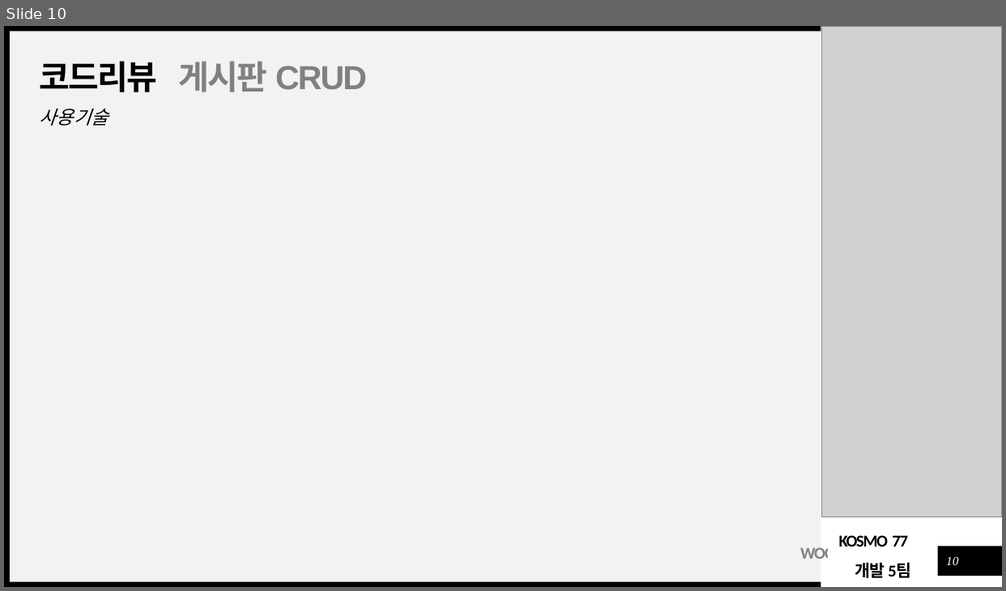
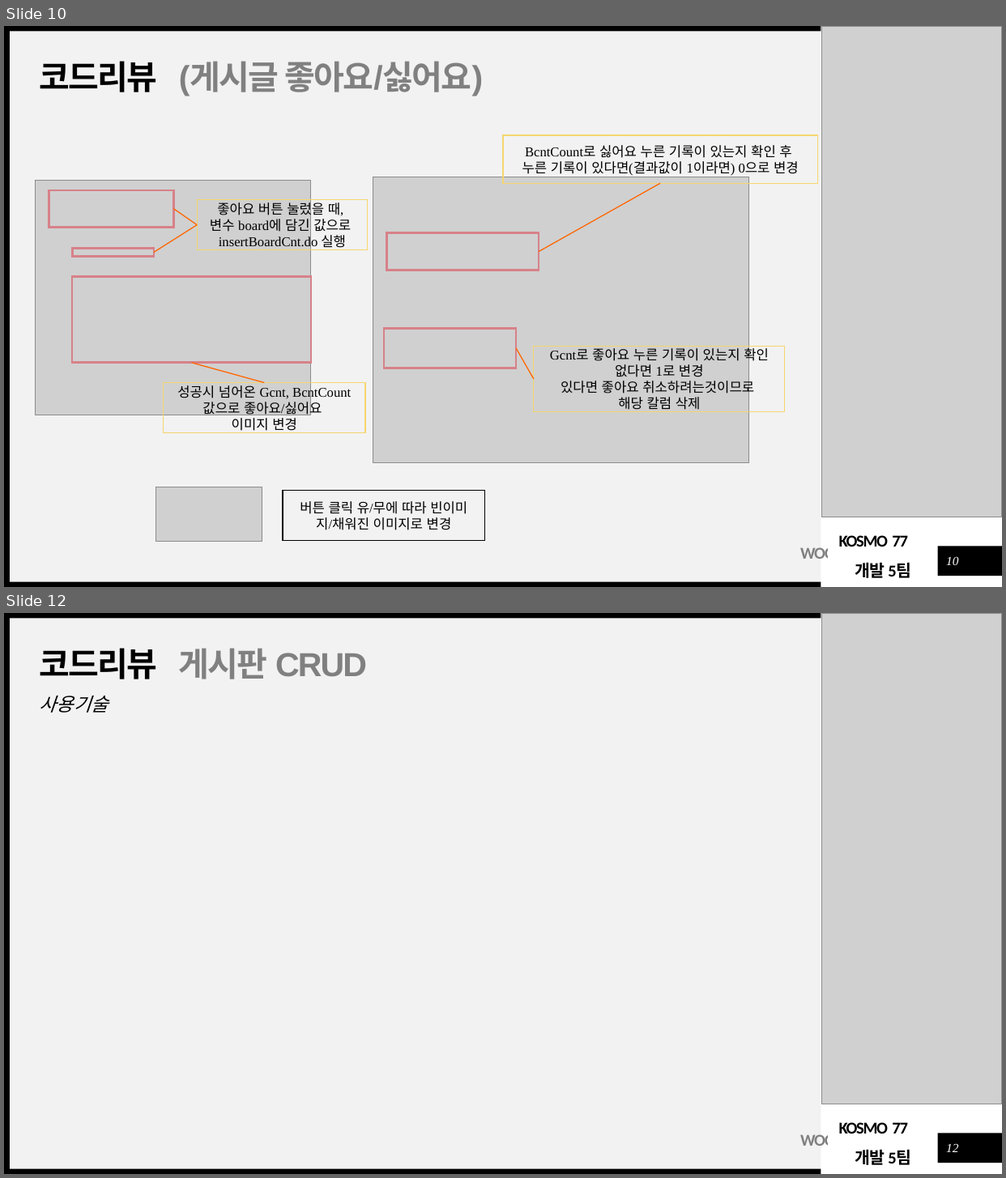
Before and after one commit to soh0256/5team, a slide deck: 개발 7팀 최종 팀프로젝트 산출물 제출/5) 개발5팀_최종_팀프로젝트_포트폴리오.pptx. Shown one above the other, each under a label of ours: slide 10 before the commit, slides 10 and 12 after it; the slides between them are not shown. The pictures are 1006x591 and 1006x1178 pixels, drawn with LibreOffice and Linux fonts; fonts in the diff are those of the drawing; grey boxes stand for pictures. Boxes give left, top, right and bottom in pixels: in the first picture for what was removed or moved away, otherwise in the second. Text is boxed around its words. In the diff, an @@ line names an element or a change of style, - is before the commit and + after.

Commit message:
코드리뷰

```diff
--- a/개발 7팀 최종 팀프로젝트 산출물 제출/5) 개발5팀_최종_팀프로젝트_포트폴리오.pptx
+++ b/개발 7팀 최종 팀프로젝트 산출물 제출/5) 개발5팀_최종_팀프로젝트_포트폴리오.pptx
@@ slide 10 added at box(4, 26, 1002, 587), background #FFFFFF; not listed: 6 template elements that a slide beside it also shows @@
@@ picture added at box(821, 26, 1002, 518) @@
@@ title added at box(40, 61, 157, 92), 32 pt, text #000000, bold @@
+코드리뷰
@@ text added at box(179, 61, 483, 96), 32 pt, text #808080, bold @@
+(게시글 좋아요/싫어요)
@@ rectangle added at box(503, 135, 818, 183), outline #F5D66E 1 pt, 13 pt, text #000000 @@
+BcntCount로 싫어요 누른 기록이 있는지 확인 후
+누른 기록이 있다면(결과값이 1이라면) 0으로 변경
@@ picture added at box(36, 181, 311, 416) @@
@@ rectangle added at box(49, 190, 173, 228), outline #D78189 2 pt @@
@@ picture added at box(373, 177, 749, 463) @@
@@ line added from (539, 251) to (661, 183), #FF6600 1 pt @@
@@ line added from (174, 209) to (197, 225), #FF6600 1 pt @@
@@ rectangle added at box(197, 199, 368, 250), outline #F5D66E 1 pt, 13 pt, text #000000 @@
+좋아요 버튼 눌렀을 때,
+변수 board에 담긴 값으로
+insertBoardCnt.do 실행
@@ line added from (154, 252) to (197, 225), #FF6600 1 pt @@
@@ rectangle added at box(386, 233, 539, 270), outline #D78189 2 pt @@
@@ rectangle added at box(72, 248, 154, 257), outline #D78189 2 pt @@
@@ rectangle added at box(72, 277, 311, 363), outline #D78189 2 pt @@
@@ rectangle added at box(385, 328, 517, 368), outline #D78189 2 pt @@
@@ line added from (192, 363) to (265, 383), #FF6600 1 pt @@
@@ line added from (516, 348) to (534, 379), #FF6600 1 pt @@
@@ rectangle added at box(534, 347, 786, 412), outline #F5D66E 1 pt, 13 pt, text #000000 @@
+Gcnt로 좋아요 누른 기록이 있는지 확인
+없다면 1로 변경
+있다면 좋아요 취소하려는것이므로
+해당 칼럼 삭제
@@ rectangle added at box(164, 383, 365, 433), outline #F5D66E 1 pt, 13 pt, text #000000 @@
+성공시 넘어온 Gcnt, BcntCount값으로 좋아요/싫어요
+이미지 변경
@@ picture added at box(156, 488, 262, 542) @@
@@ rectangle added at box(283, 491, 484, 541), outline #000000 1 pt, 13 pt, text #000000 @@
+버튼 클릭 유/무에 따라 빈이미지/채워진 이미지로 변경
@@ text added at box(839, 535, 911, 578), 16 pt, text #000000, bold @@
+KOSMO 77
+개발 5팀
@@ rectangle added at box(829, 540, 934, 579), fill #FFFFFF, outline #FFFFFF 1 pt @@
@@ page number added at box(946, 557, 958, 565), 12 pt, text #FFFFFF, italic @@
+10
@@ what was slide 10 is now slide 12 @@
@@ page number at box(946, 1144, 958, 1152): text changed @@
-10
+12
```
Also in this commit, not shown: 2 other slides added.
